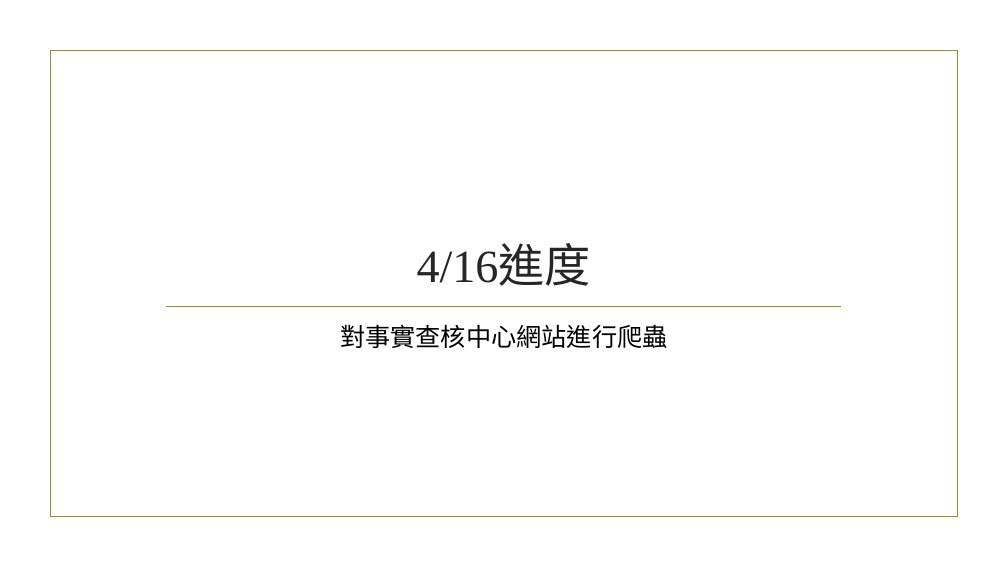
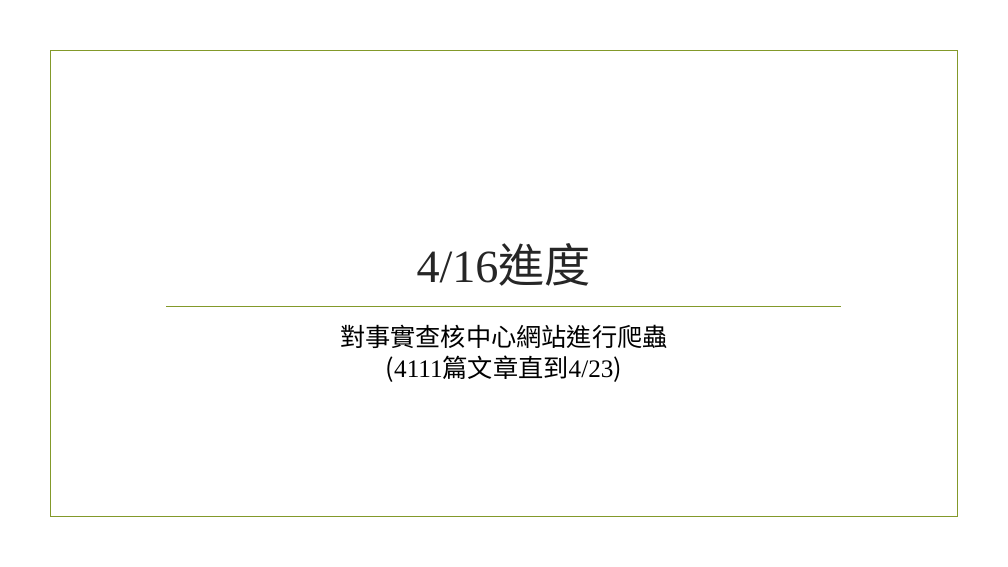
Before and after one commit to linsitin/IRE_project, a slide deck: slide 2 of 資訊檢索系統期末專案.pptx. Drawn at 1008x567 pixels with LibreOffice and Linux fonts; fonts in the diff are those of the drawing; background and template pictures are left out. Boxes give left, top, right and bottom in pixels: in the first picture for what was removed or moved away, otherwise in the second. Text is boxed around its words. In the diff, an @@ line names an element or a change of style, - is before the commit and + after.

```diff
--- a/資訊檢索系統期末專案.pptx
+++ b/資訊檢索系統期末專案.pptx
@@ text at bbox=[340, 324, 668, 382]: text changed @@
-對事實查核中心網站進行爬蟲
+對事實查核中心網站進行爬蟲
+(4111篇文章直到4/23)
```
Also in this commit, not shown: 6 other files.
